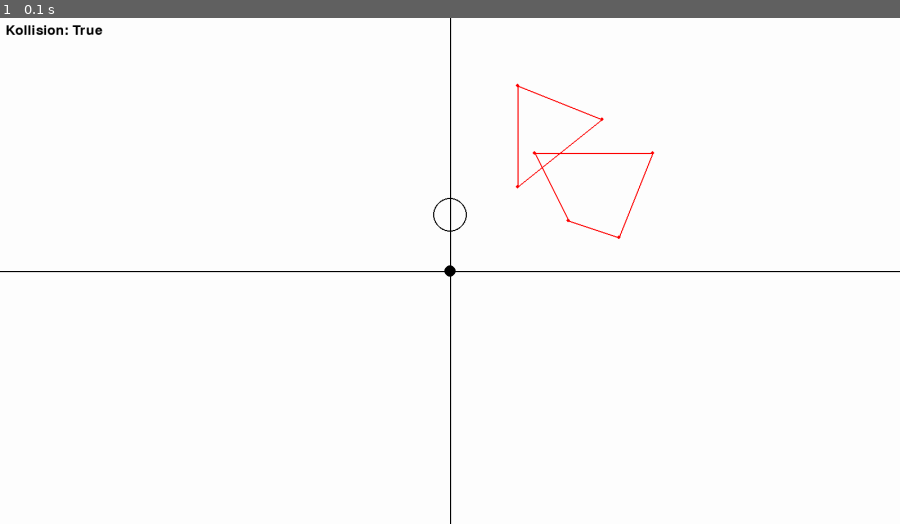
Above: before the commit, frame 1.
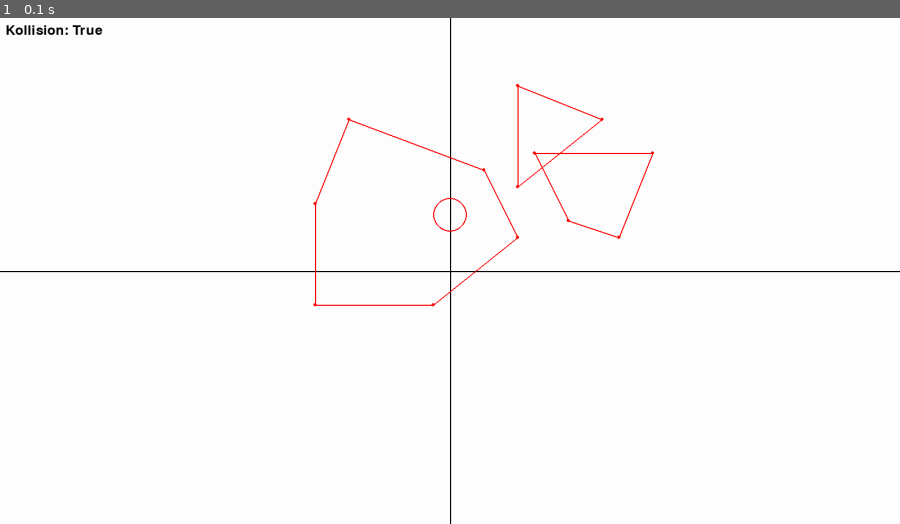
Above: after the commit, the same moment.

Repository: Ag-chr/GJK_SOP
Game: pygame game, started from main.py
Same seed, same stepped clock (60 frames per second), same inputs: the game is played once before the commit and once after it.
Inputs:
- Up to frame 1 (0.1 s): no input

The runs differ from the first frame. In frame 1, 0.3% of the frame differs, in the area x 34-58%, y 19-58%.

Commit message:
Kan lave en minkowski sum og difference på to figurer

Diff:
--- a/figurer.py
+++ b/figurer.py
@@ -12,14 +12,15 @@
         self.centrum = sum(punkter, Punkt(0, 0)) / len(punkter)  # punkt som beskriver centrum af figuren
 
         self.punkter = list(map(lambda punkt: punkt - self.centrum, self.punkter))  # justere figuren så origo er figurens centrum
+        self.punkter: list[Punkt] = self.sorterePunkterMedUret()
         self.transformationer = [Matrix([[1,0],[0,1]])]
         self.komposition = Matrix([[1,0],[0,1]])
 
     def fåPunkt(self, index):
-        return self.regn_punkt_transformation(self.punkter[index]) + self.centrum
+        return self.regnPunktTransformation(self.punkter[index]) + self.centrum
 
     def tilVerden(self, punkt: Punkt):
-        return self.regn_punkt_transformation(punkt) + self.centrum
+        return self.regnPunktTransformation(punkt) + self.centrum
 
     def fåPunktLængstVækIEnRetning(self, r: Vektor) -> Punkt:
         PunktLængstVæk = self.punkter[0]
@@ -38,22 +39,22 @@
             return -1
 
         self.transformationer.append(matrix)
-        self.regnKomposition()
+        self.regnKompositionMatrix()
 
     def fjernTransformation(self, num=-1):
         if num == 0 or len(self.transformationer) == 1:
             return
         self.transformationer.pop(num)
-        self.regnKomposition()
+        self.regnKompositionMatrix()
 
-    def regnKomposition(self):
+    def regnKompositionMatrix(self):
         komposition = self.transformationer[0]
         # går baglæns og fjerner den sidste tilføjet til listen
         for transformation in self.transformationer[1::]:
             komposition = transformation * komposition
         self.komposition = komposition
 
-    def regn_punkt_transformation(self, punkt: Punkt):
+    def regnPunktTransformation(self, punkt: Punkt):
         søjle_v = punkt.til_søjlevektor()
         søjle_v = self.komposition * søjle_v
         punkt = Punkt(søjle_v[0][0], søjle_v[1][0])
@@ -73,6 +74,12 @@
 
             tidligerePunkt = punkt
         pygame.draw.line(canvas, farve, til_skærm(tidligerePunkt), til_skærm(self.fåPunkt(0).tuple()), 2)
+
+    def sorterePunkterMedUret(self):
+        vinkel_fra_midten = lambda p: math.atan2(p.y, p.x)
+
+        sorteretPunkter = sorted(self.punkter, key=vinkel_fra_midten, reverse=True)
+        return sorteretPunkter
 
 
 class Simplex:
@@ -151,6 +158,9 @@
         return Punkt(x, y) + self.centrum
 
 
+
+
+
 if __name__ == '__main__':
     figur = Figur([Punkt(0,0), Punkt(2,0), Punkt(2,2), Punkt(0,2)])
     shear = Matrix([
@@ -160,7 +170,7 @@
     figur.tilføjTransformation(shear)
     print(figur.komposition)
     print(figur.punkter[0])
-    print(figur.regn_punkt_transformation(figur.punkter[0]))
+    print(figur.regnPunktTransformation(figur.punkter[0]))
 
     a = Vektor(3, 2)
     b = Vektor(5, 3)
--- a/gjk_funkioner.py
+++ b/gjk_funkioner.py
@@ -8,6 +8,30 @@
     # minkowski difference udføres
     p3 = p1 - p2
     return p3
+
+def minkowski(figur1: Figur, figur2: Figur, sum=True):
+    minkowskiPunkter: list[Punkt] = []
+
+    for punkt1 in figur1.punkter:
+        for punkt2 in figur2.punkter:
+            punkta = figur1.tilVerden(punkt1)
+            punktb = figur2.tilVerden(punkt2)
+            if sum:
+                minkowskiPunkter.append(punkta + punktb)
+            else:
+                minkowskiPunkter.append(punkta - punktb)
+
+    minkowskiFigur = Figur(minkowskiPunkter)
+
+    ydrePunkter = []
+    for punkt in minkowskiFigur.punkter:
+        retning = punkt.tilStedVektor().enhedsvektor()
+        ydrePunkt = minkowskiFigur.fåPunktLængstVækIEnRetning(retning)
+        if ydrePunkt not in ydrePunkter:
+            ydrePunkter.append(ydrePunkt)
+
+    return Figur(ydrePunkter)
+
 
 
 
--- a/main.py
+++ b/main.py
@@ -6,7 +6,7 @@
 from konstanter import *
 from pygameHelper import til_skærm
 from figurer import *
-from gjk_funkioner import support
+from gjk_funkioner import support, minkowski
 
 pygame.init()
 clock = pygame.time.Clock()
@@ -27,24 +27,29 @@
 ])
 
 figur1 = Figur([Punkt(4,11), Punkt(9,9), Punkt(4,5)])
-figur2 = Figur([Punkt(5, 7), Punkt(12, 7), Punkt(10, 2), Punkt(7, 3)])
+figur2 = Figur([Punkt(5, 7), Punkt(10, 2), Punkt(12, 7), Punkt(7, 3)])
 cirkel = Cirkel(30, Punkt(0,100))
+
+
 
 skalere = Matrix([
     [30, 0],
     [0, 30]
 ])
 
-#TODO: lav kode som kan bruges til at teste hvor hurtig algoritmen er
-
 figur1.tilføjTransformation(skalere)
 figur2.tilføjTransformation(skalere)
+
 figur1.centrum *= 30
 figur2.centrum *= 30
+
+minkowskiFigur = minkowski(figur1, figur2, False)
+
 
 figurer.append(figur1)
 figurer.append(figur2)
 figurer.append(cirkel)
+figurer.append(minkowskiFigur)
 
 
 def start():
@@ -87,7 +92,7 @@
                          2)  # x akse
         pygame.draw.line(canvas, (0, 0, 0), til_skærm(0, -VINDUEHØJDE / 2), til_skærm(0, VINDUEHØJDE / 2),
                          2)  # y akse
-        pygame.draw.circle(canvas, (0, 0, 0), til_skærm(0, 0), 10)  # origo
+        #pygame.draw.circle(canvas, (0, 0, 0), til_skærm(0, 0), 10)  # origo
 
         for figur in figurer:
             figur.tegn(canvas)
@@ -111,7 +116,7 @@
     simplex = Simplex()
     # Der vælges en søge retning mod figur2 fra figur1
     r = Vektor(figur2.centrum.x - figur1.centrum.x,
-               figur2.centrum.y - figur1.centrum.y).enhed_vektor()
+               figur2.centrum.y - figur1.centrum.y).enhedsvektor()
     # Får første minkowski difference punkt
     simplex.tilføj(support(figur1,figur2, r))
 
--- a/position.py
+++ b/position.py
@@ -96,7 +96,7 @@
     def længde(self):
         return math.sqrt(self.x**2 + self.y**2 + self.z**2)
 
-    def enhed_vektor(self):
+    def enhedsvektor(self):
         længde = self.længde()
         if længde == 0: return Vektor(0, 0)
         return Vektor(self.x/længde, self.y/længde, self.z/længde)
